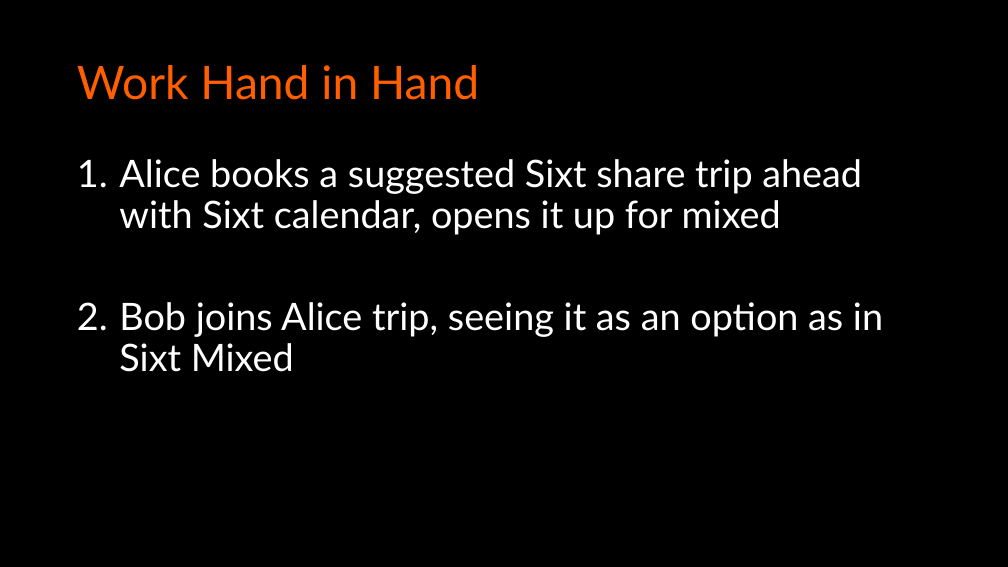
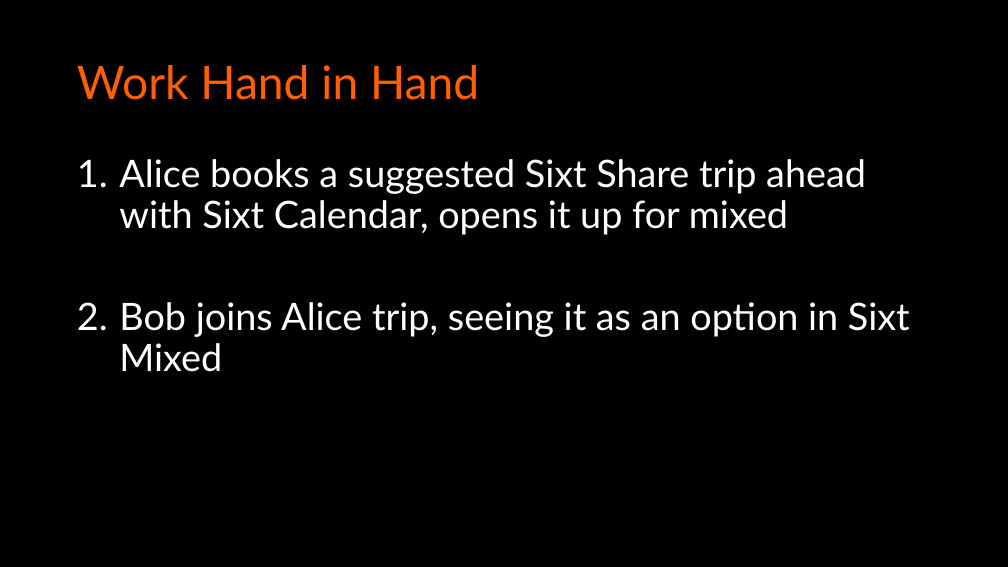
Before and after one commit to travistang/SixtMixed, a slide deck: slide 6 of Presentation.pptx. Drawn at 1008x567 pixels with LibreOffice and Linux fonts; fonts in the diff are those of the drawing. Boxes give left, top, right and bottom in pixels: in the first picture for what was removed or moved away, otherwise in the second. Text is boxed around its words. In the diff, an @@ line names an element or a change of style, - is before the commit and + after.

```diff
--- a/Presentation.pptx
+++ b/Presentation.pptx
@@ text at (119, 159, 910, 372): text changed @@
-1. Alice books a suggested Sixt share trip ahead with Sixt calendar, opens it up for mixed
-2. Bob joins Alice trip, seeing it as an option as in Sixt Mixed
+1. Alice books a suggested Sixt Share trip ahead with Sixt Calendar, opens it up for mixed
+2. Bob joins Alice trip, seeing it as an option in Sixt Mixed
```
Also in this commit, not shown: 5 other slides changed, 1 other file.
